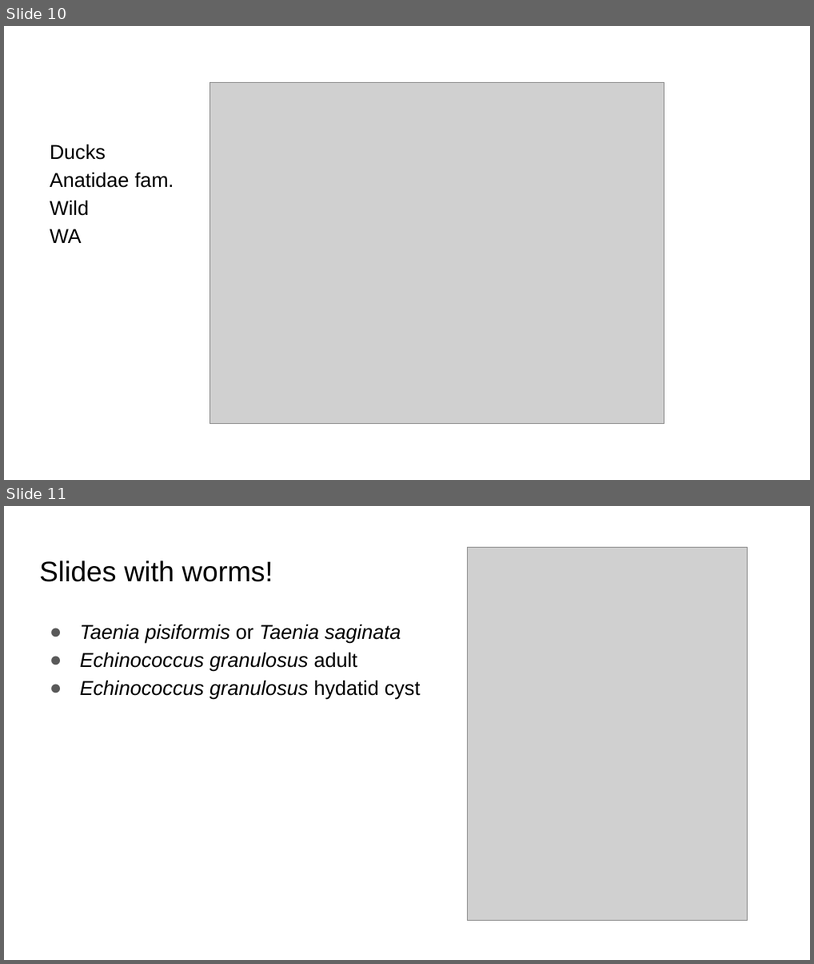
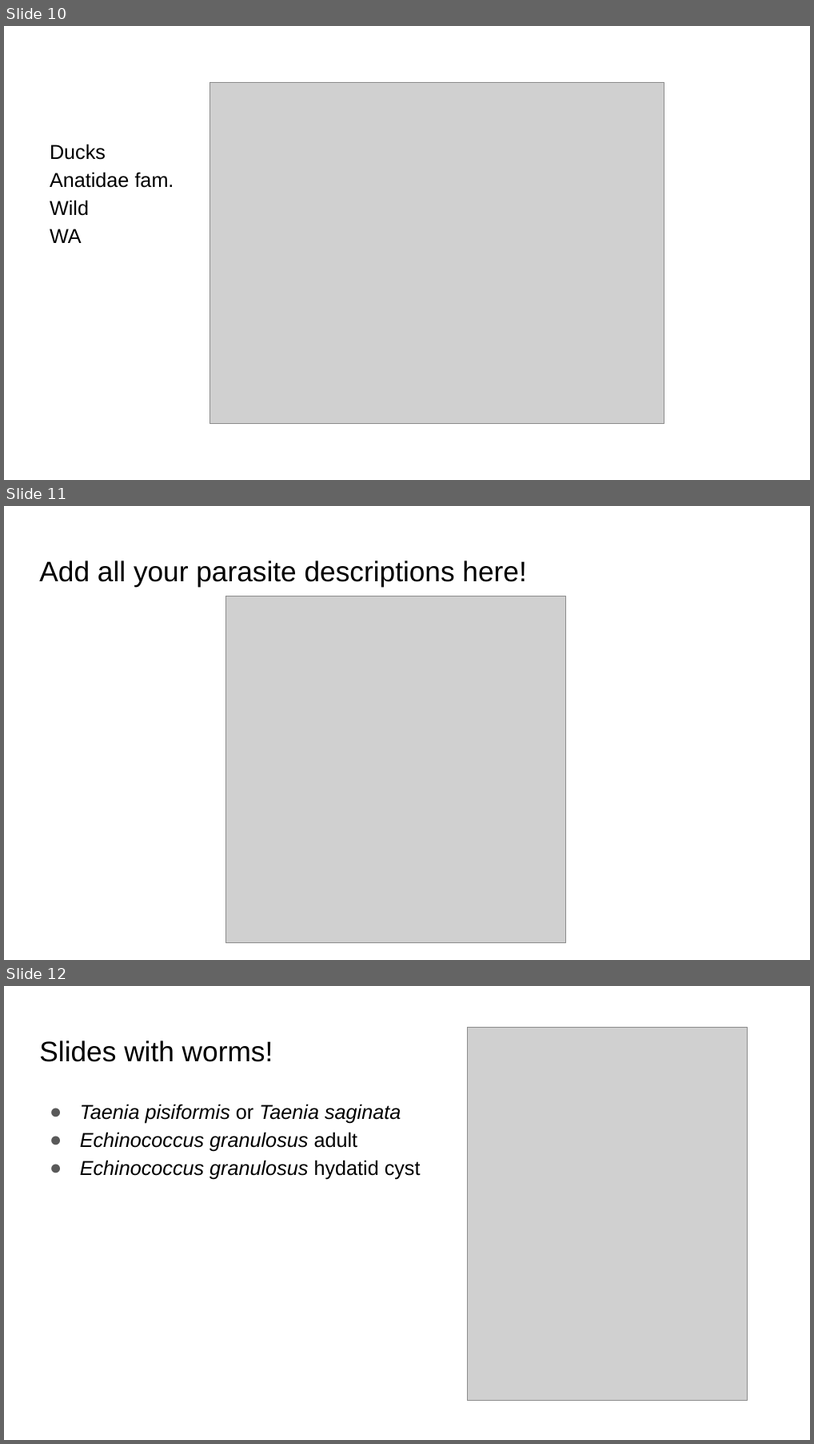
Before and after one commit to wood-lab/fish_406, a slide deck: labs/lab_4.pptx. Shown one above the other, each under a label of ours: slides 10 and 11 before the commit, slides 10, 11 and 12 after it. The pictures are 814x964 and 814x1444 pixels, drawn with LibreOffice and Linux fonts; fonts in the diff are those of the drawing; grey boxes stand for pictures. Boxes give left, top, right and bottom in pixels: in the first picture for what was removed or moved away, otherwise in the second. Text is boxed around its words. In the diff, an @@ line names an element or a change of style, - is before the commit and + after.

Commit message:
added qr code

```diff
--- a/labs/lab_4.pptx
+++ b/labs/lab_4.pptx
@@ slide 11 added at (x1=4, y1=506, x2=810, y2=960), background #FFFFFF @@
@@ title added at (x1=39, y1=560, x2=526, y2=586), 25.2 pt, text #000000 @@
+Add all your parasite descriptions here!
@@ picture added at (x1=226, y1=596, x2=566, y2=942) @@
@@ what was slide 11 is now slide 12 @@
```
